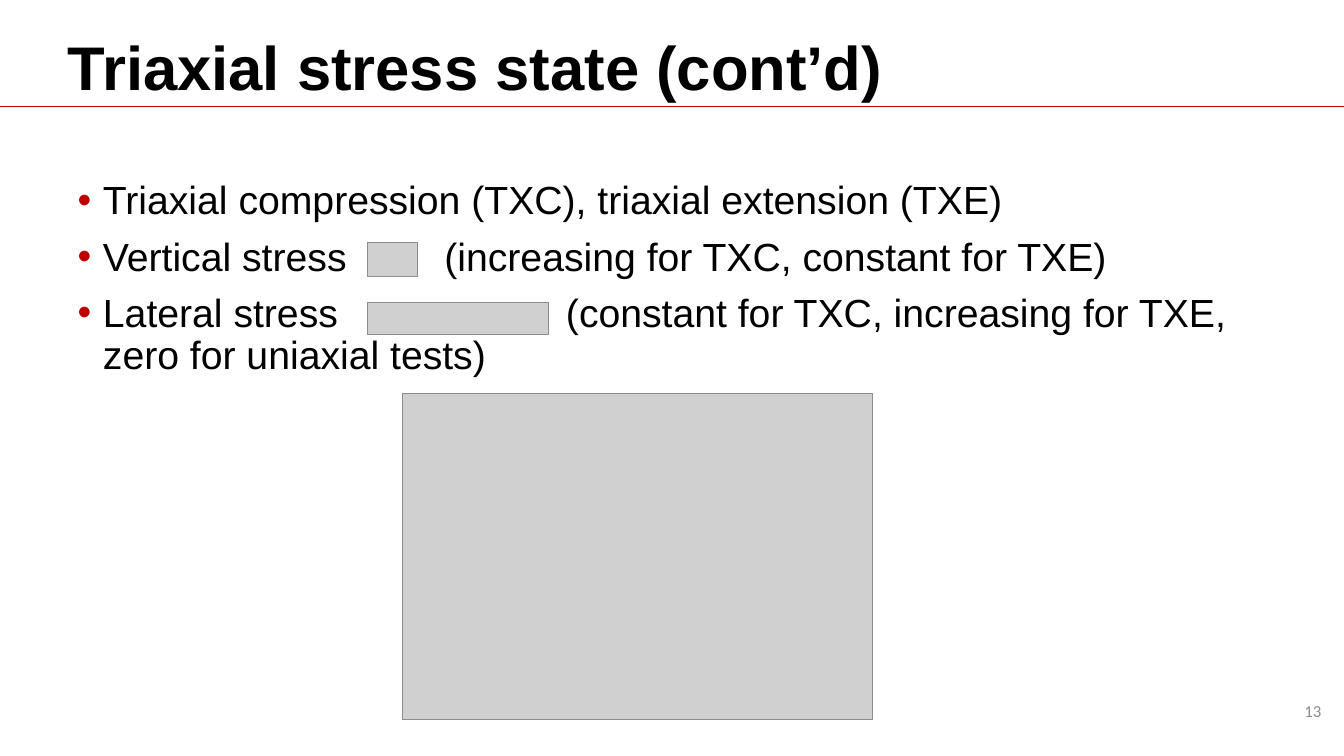
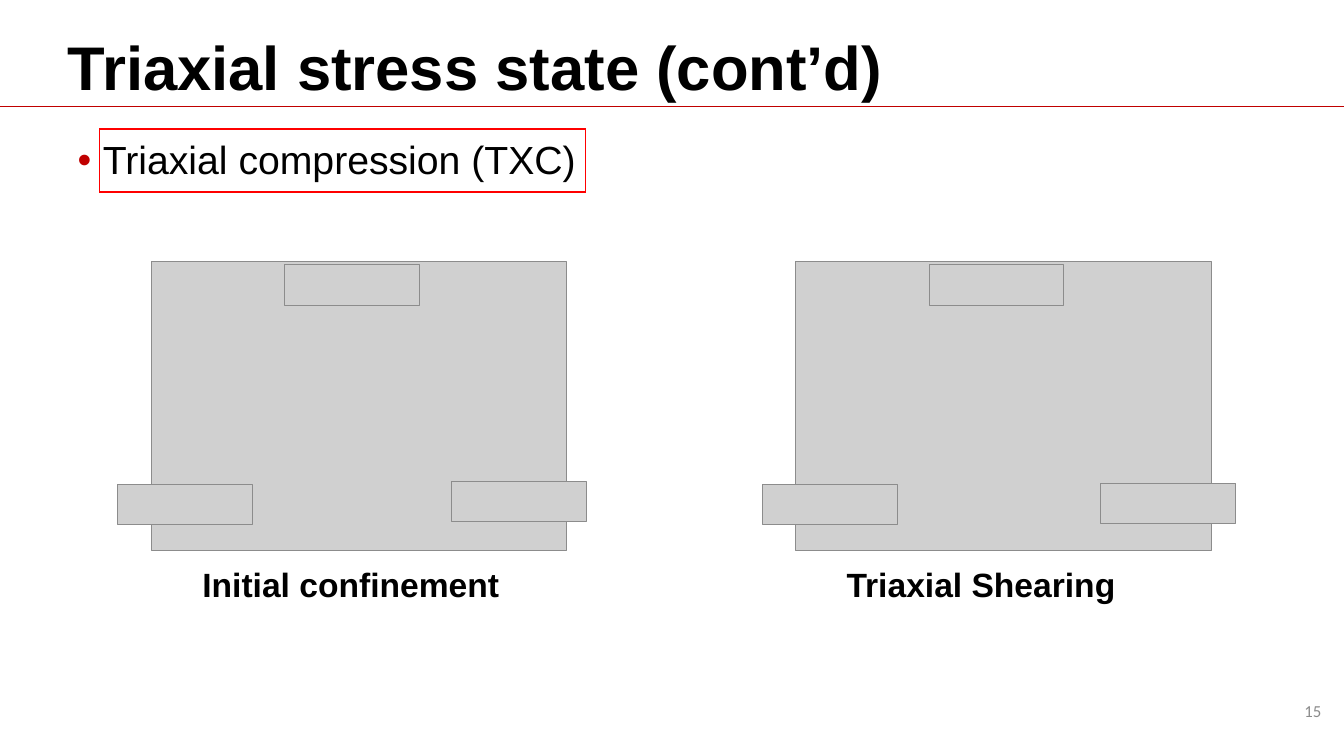
Before and after one commit to Batmanabcdefg/AbaqusTraining, a slide deck: slide 15 of Training.pptx (slide 13 before the commit). Drawn at 1344x756 pixels with LibreOffice and Linux fonts; fonts in the diff are those of the drawing; grey boxes stand for pictures; background and template pictures are left out. Boxes give left, top, right and bottom in pixels: in the first picture for what was removed or moved away, otherwise in the second. Text is boxed around its words. In the diff, an @@ line names an element or a change of style, - is before the commit and + after.

Commit message:
add presentation

```diff
--- a/Training.pptx
+++ b/Training.pptx
@@ rectangle added at [99, 129, 586, 193], outline #FF0000 1 pt @@
@@ text at [103, 145, 575, 182]: text changed @@
-• Triaxial compression (TXC), triaxial extension (TXE)
-• Vertical stress (increasing for TXC, constant for TXE)
-• Lateral stress (constant for TXC, increasing for TXE, zero for uniaxial tests)
+• Triaxial compression (TXC)
@@ picture: place and size @@
-picture at [402, 393, 873, 720]
+picture at [151, 262, 567, 551]
@@ picture added at [285, 265, 420, 306] @@
@@ picture removed at [368, 243, 417, 276] @@
@@ picture added at [796, 262, 1211, 551] @@
@@ picture added at [930, 265, 1065, 306] @@
@@ picture removed at [368, 302, 548, 335] @@
@@ picture added at [118, 485, 253, 524] @@
@@ picture added at [452, 482, 587, 521] @@
@@ picture added at [762, 485, 897, 524] @@
@@ picture added at [1101, 484, 1236, 523] @@
@@ text added at [202, 572, 499, 598], 24 pt, text #000000, bold @@
+Initial confinement
@@ text added at [847, 572, 1116, 604], 24 pt, text #000000, bold @@
+Triaxial Shearing
@@ page number at [1304, 706, 1321, 717]: text changed @@
-13
+15
```
Also in this commit, not shown: 12 other slides changed, 6 slides added, 2 slides removed.
